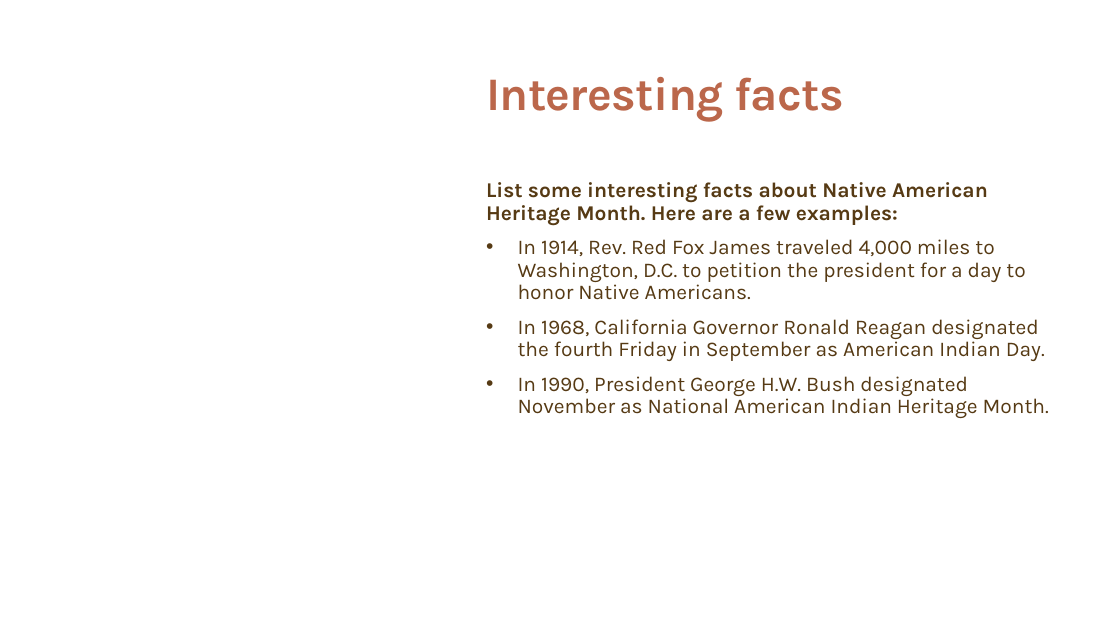
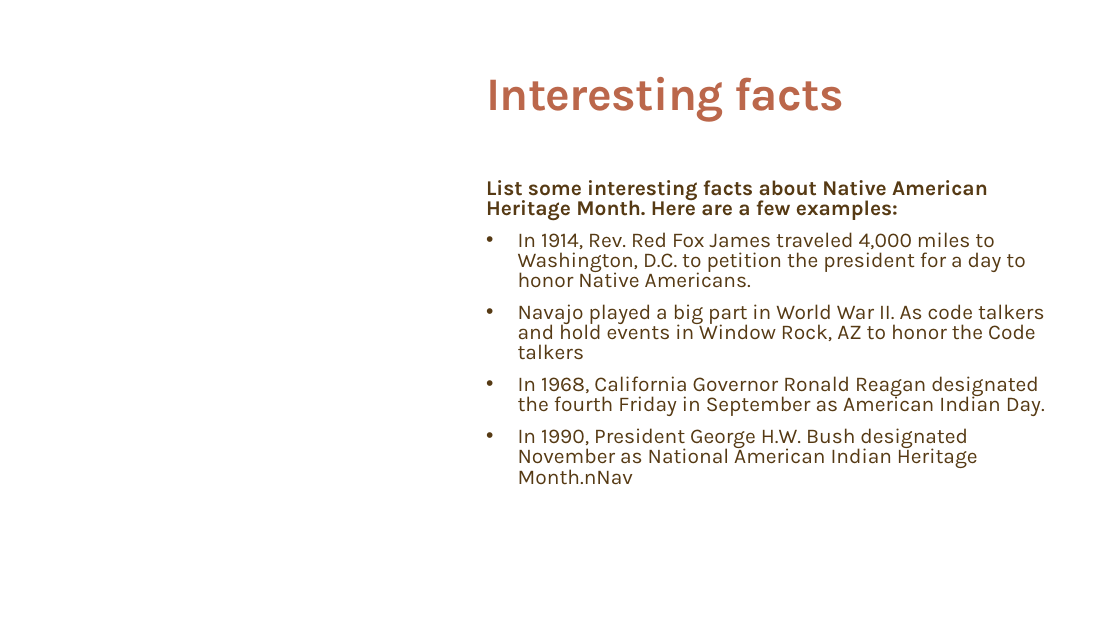
Before and after one commit to CCostenbader/Covid-19-effects-on-the-Navajo-Nation-Indian-Tribe, a slide deck: slide 5 of FinalPP.pptx. Drawn at 1120x630 pixels with LibreOffice and Linux fonts; fonts in the diff are those of the drawing; background and template pictures are left out. Boxes give left, top, right and bottom in pixels: in the first picture for what was removed or moved away, otherwise in the second. Text is boxed around its words. In the diff, an @@ line names an element or a change of style, - is before the commit and + after.

Commit message:
Add some information about the Navajo code talkers

```diff
--- a/FinalPP.pptx
+++ b/FinalPP.pptx
@@ text at (x1=486, y1=180, x2=1045, y2=416): line spacing 0.9 to 0.8 @@
@@ text at (x1=518, y1=304, x2=1045, y2=360): paragraph added @@
+• Navajo played a big part in World War II. As code talkers and hold events in Window Rock, AZ to honor the Code talkers
@@ text at (x1=518, y1=428, x2=978, y2=485): text changed @@
-• In 1990, President George H.W. Bush designated November as National American Indian Heritage Month.
+• In 1990, President George H.W. Bush designated November as National American Indian Heritage Month.nNav
```
Also in this commit, not shown: 4 other files.
